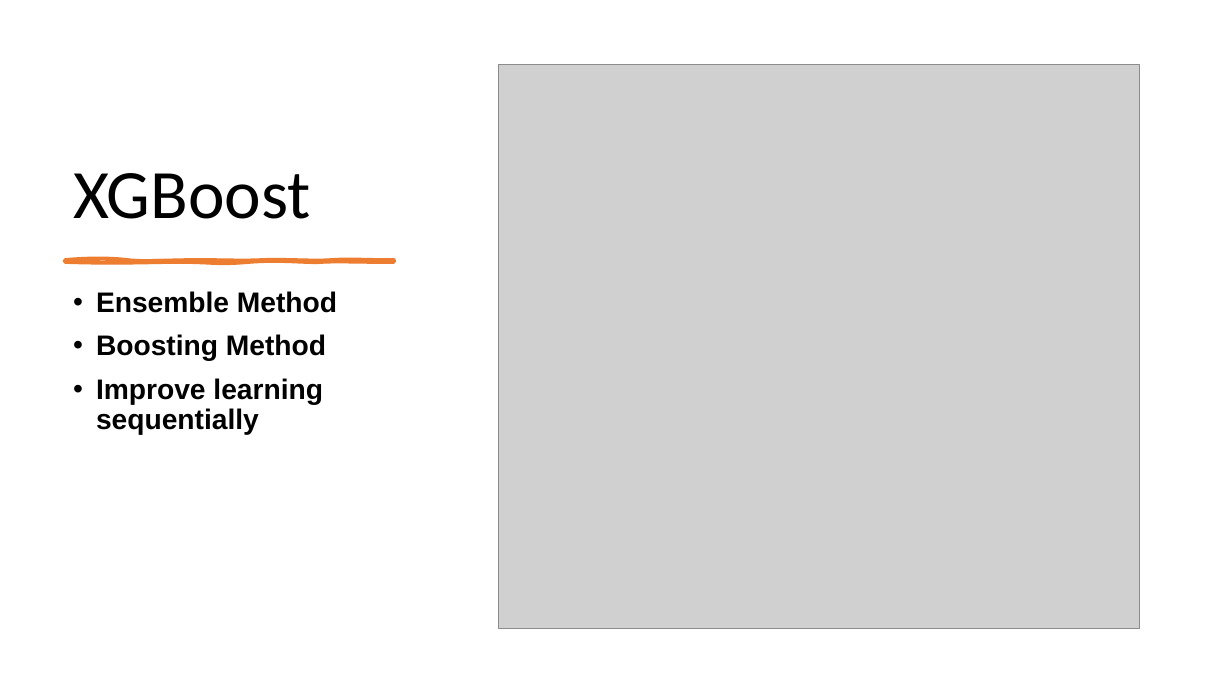
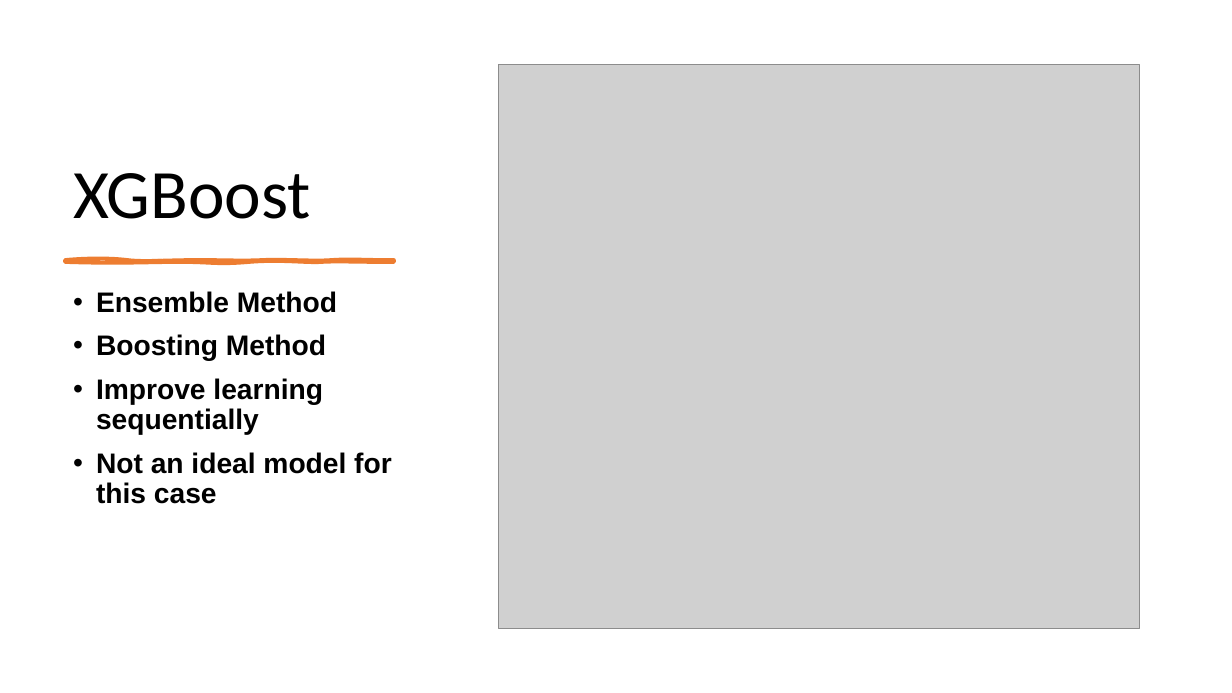
Before and after one commit to Zeruuuuu/ML-implementation, a slide deck: slide 11 of week 13 Final Code and Presentation/Presentation3.pptx. Drawn at 1232x693 pixels with LibreOffice and Linux fonts; fonts in the diff are those of the drawing; grey boxes stand for pictures. Boxes give left, top, right and bottom in pixels: in the first picture for what was removed or moved away, otherwise in the second. Text is boxed around its words. In the diff, an @@ line names an element or a change of style, - is before the commit and + after.

```diff
--- a/week 13 Final Code and Presentation/Presentation3.pptx
+++ b/week 13 Final Code and Presentation/Presentation3.pptx
@@ text at (96, 452, 392, 504): paragraph added @@
+• Not an ideal model for this case
```
Also in this commit, not shown: 7 other slides changed, 2 other files.
